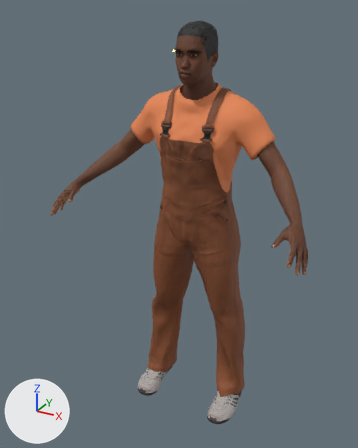
The glTF model docs/cyberpunk-reference/blender/out/human/man_b/human_man_b.glb as it was, and as the next commit left it.
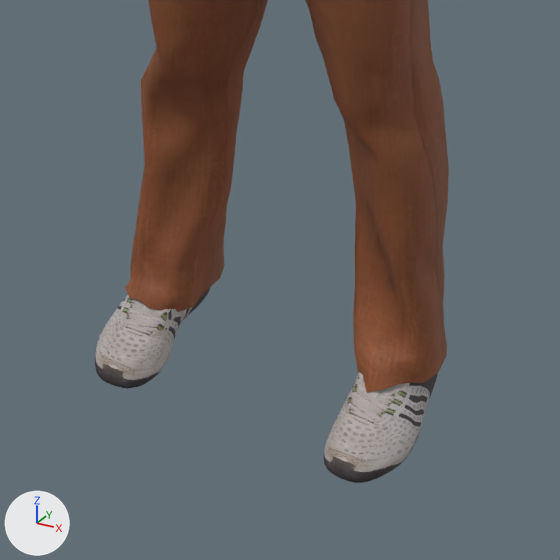
Each version appears first whole from a camera (50 mm lens) standing at (0.959, -1.948, 1.899) and looking at (-0.042, -0.128, 0.989), and next in a close-up on the part from 30% to 78% of the width and 62% to 100% of the height. Arrows for +X, +Y and +Z are at lower left; the lights stay in place. The older version's two pictures come first. Vertices at exactly the same position are counted once.

Objects in the first close-up: 'Human.male_worksuit01', 'Human.shoes05'.
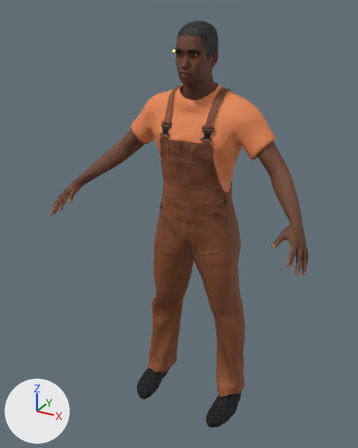
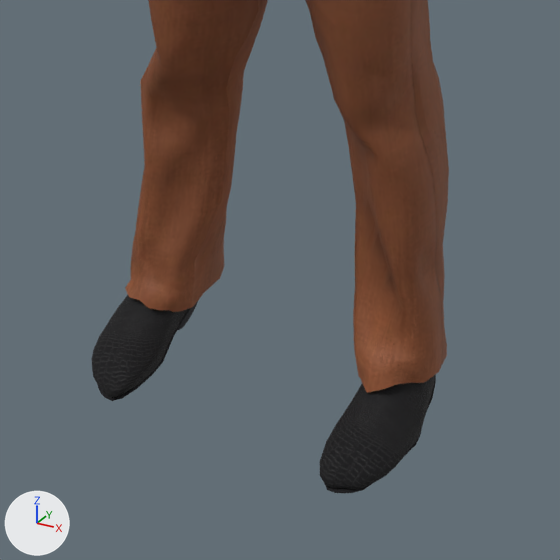
Location of each change, [x1, y1, x2, y2] in pixels of the close-ups (560 x 560 px):
'Human.shoes05', reshaped, recoloured: before [95, 288, 438, 483]; after [92, 295, 436, 494]
part 1 of me_shoes05, rebuilt: before [324, 373, 438, 483]; after [320, 374, 436, 494]
part 2 of me_shoes05, rebuilt: before [95, 288, 210, 389]; after [92, 295, 198, 401]

The edits, one by one:
Picture 'BootsAnkle-spec_u' (img_bootsankle_spec_u) is new.
Picture 'BootsAnkle-norm_u' (img_bootsankle_norm_u) is new.
Picture 'BootsAnkleM_toigo_ankle_boots_male_tint_u' (img_bootsanklem_toigo_ankle_boots_male_tint_u) is new.
Material 'Human.toigo_ankle_boots_male' (mat_human_toigo_ankle_boots_male) is new.
Uses the picture img_bootsankle_norm_u.
Uses the picture img_bootsankle_spec_u.
Uses the picture img_bootsanklem_toigo_ankle_boots_male_tint_u.
me_shoes05 is used by ob_human_shoes05; location (0.0, 0.0, 0.0).
me_shoes05 had 1594 vertices, 3064 faces and spanned x -0.278..0.278, y -0.234..0.061, z -0.018..0.231.
me_shoes05 no longer uses material mat_human_shoes05 (picture img_shoes05_diffuse).
me_shoes05 now has 2084 vertices, 4120 faces and spans x -0.277..0.277, y -0.254..0.063, z -0.016..0.19.
me_shoes05 part 1: the loose piece of 653 vertices spanning x 0.153..0.278, y -0.234..0.061, z -0.018..0.104 is rebuilt with 1042 vertices and now spans x 0.162..0.277, y -0.254..0.063, z -0.016..0.19, in mat_human_toigo_ankle_boots_male.
me_shoes05 part 2: the loose piece of 653 vertices spanning x -0.278..-0.153, y -0.234..0.061, z -0.018..0.104 is rebuilt with 1042 vertices and now spans x -0.277..-0.162, y -0.254..0.063, z -0.016..0.19, in mat_human_toigo_ankle_boots_male.
Other edits to the shape of me_shoes05 do not show in these pictures.
me_shoes05 gains material mat_human_toigo_ankle_boots_male.
